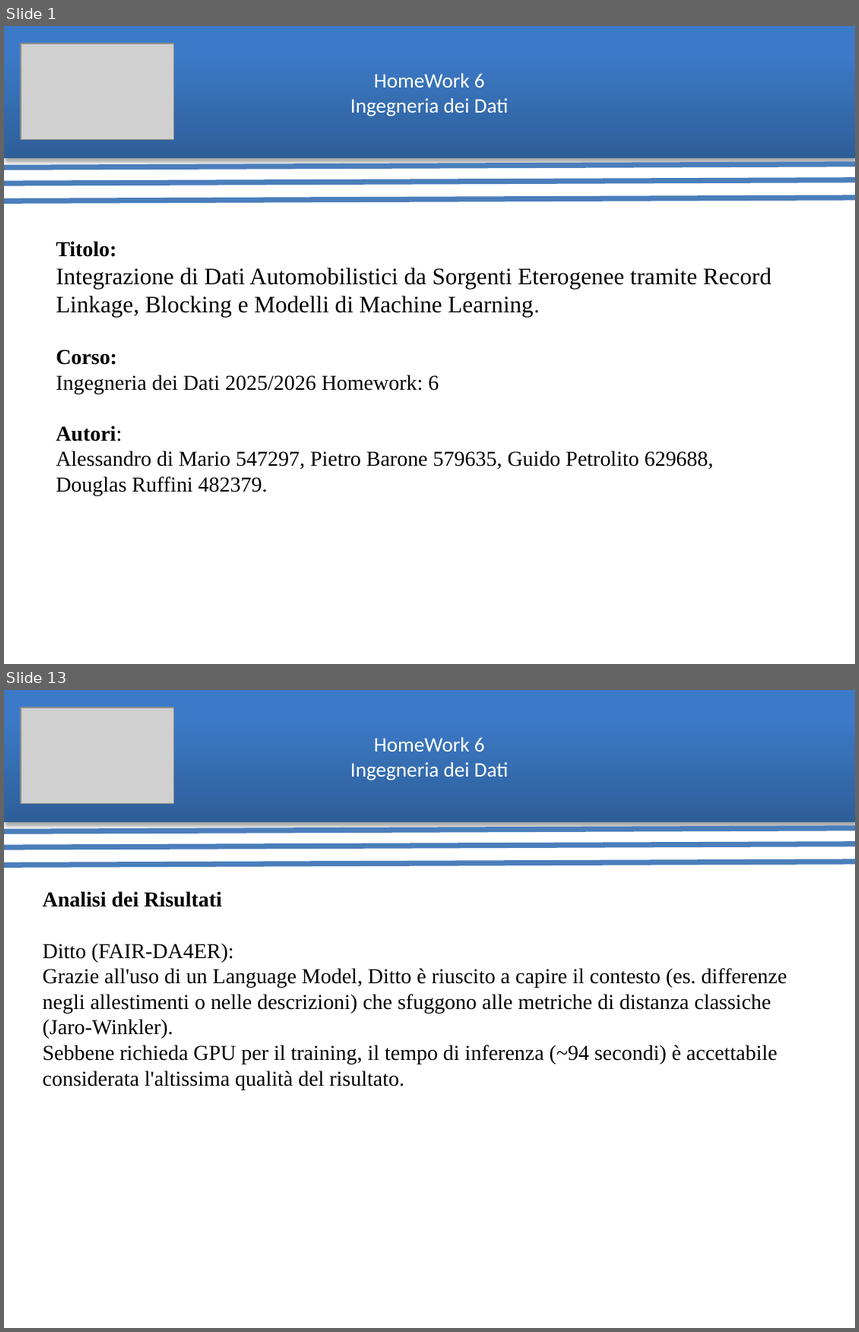
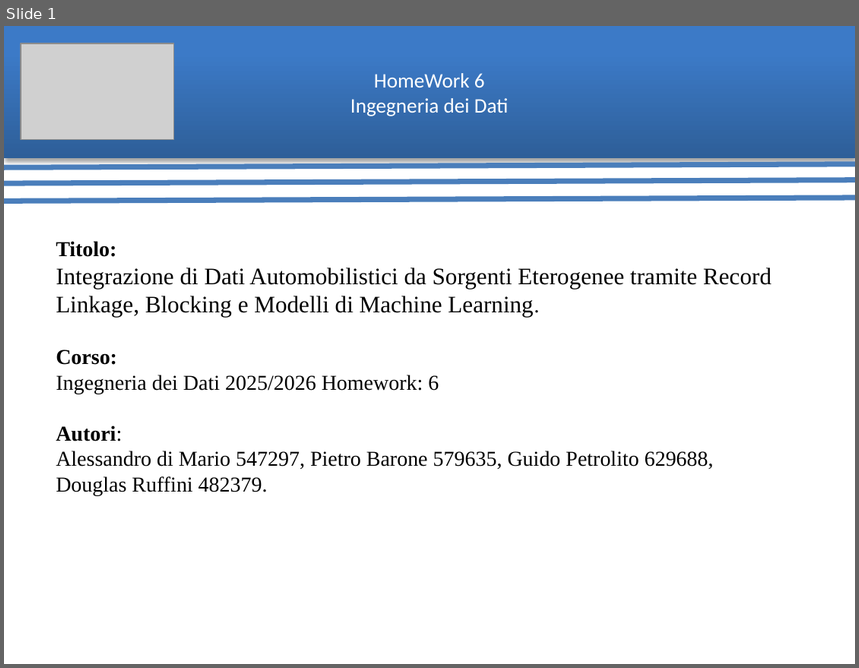
Before and after one commit to ArthexTheKing/Ingegneria-dei-Dati, a slide deck: Homework 6/pdf/Presentazione HomeWork 6.pptx. Shown one above the other, each under a label of ours: slides 1 and 13 before the commit, slide 1 after it; the slides between them are not shown. The pictures are 859x1332 and 859x668 pixels, drawn with LibreOffice and Linux fonts; fonts in the diff are those of the drawing; grey boxes stand for pictures. Boxes give left, top, right and bottom in pixels: in the first picture for what was removed or moved away, otherwise in the second. Text is boxed around its words. In the diff, an @@ line names an element or a change of style, - is before the commit and + after.

```diff
--- a/Homework 6/pdf/Presentazione HomeWork 6.pptx
+++ b/Homework 6/pdf/Presentazione HomeWork 6.pptx
@@ slide 13 removed at <box>4,690,855,1328</box>, background #FFFFFF @@
@@ rectangle removed at <box>4,690,855,822</box> @@
-HomeWork 6
-Ingegneria dei Dati
@@ picture removed at <box>21,708,174,804</box> @@
@@ line removed from (4, 831) to (855, 828) @@
@@ line removed from (4, 847) to (855, 844) @@
@@ line removed from (4, 866) to (855, 862) @@
@@ text removed at <box>43,891,788,1090</box> @@
-Analisi dei Risultati
-Ditto (FAIR-DA4ER):
-Grazie all'uso di un Language Model, Ditto è riuscito a capire il contesto (es. differenze negli allestimenti o nelle descrizioni) che sfuggono alle metriche di distanza classiche (Jaro-Winkler).
-Sebbene richieda GPU per il training, il tempo di inferenza (~94 secondi) è accettabile considerata l'altissima qualità del risultato.
```
Also in this commit, not shown: 10 slides changed, 4 slides added, 2 other slides removed, 1 other file.
